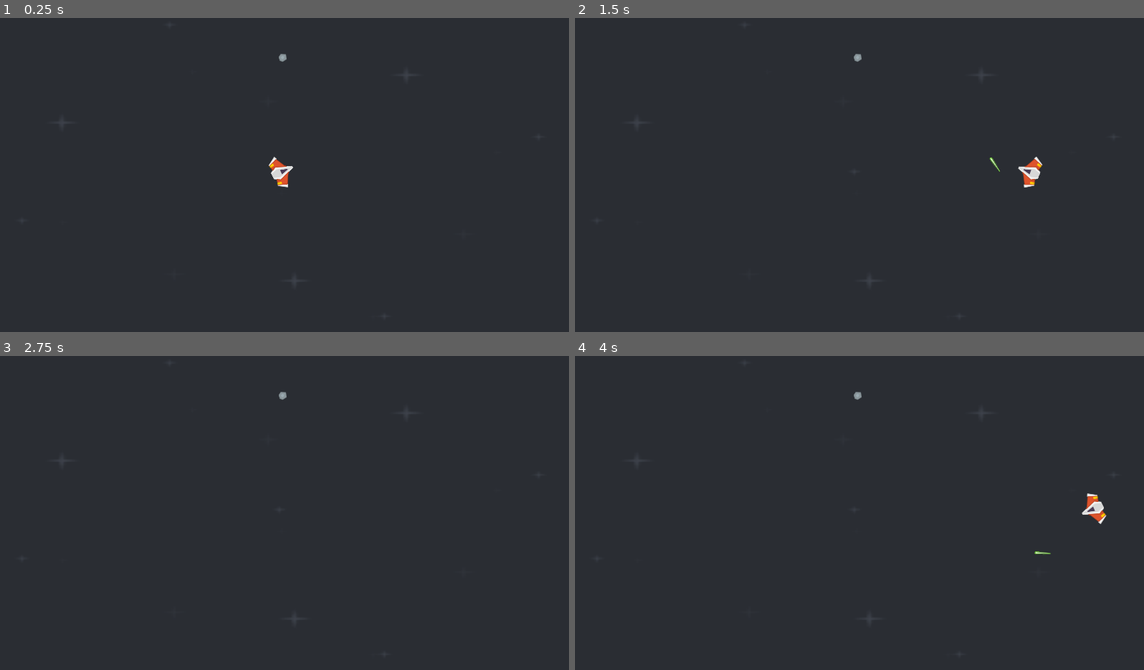
Above: before the commit, frames 1-4 (two rows, left to right).
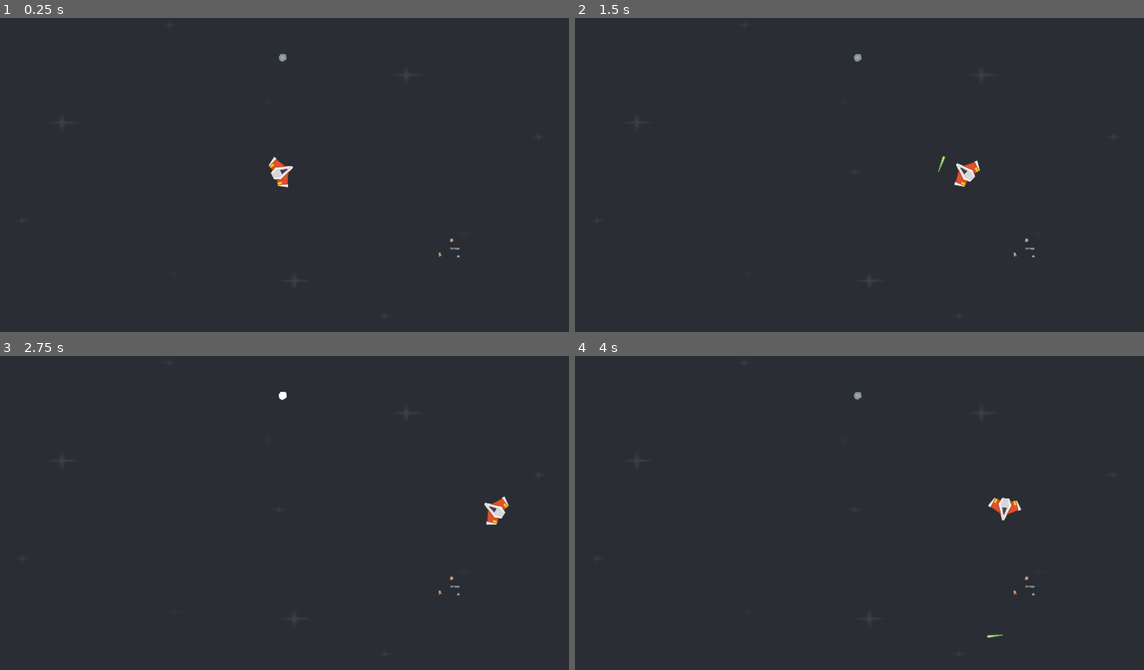
Above: after the commit, the same moments.

Repository: Ksionshek/pifpafmarine
Game: Godot game, scene res://scenes/Game/game.tscn
The game is run twice, just before and just after one commit, with the same random seed, the same clock (stepped at 60 frames per second) and the same inputs.
Inputs (mouse positions are in pixels of both pictures, inside the frame that each line leads up to):
- Up to frame 1 (0.25 s): no input
- Up to frame 2 (1.5 s): move the mouse to (984, 156) at 0.52 s; hold D (right) 0.53-1.25 s; click (984, 156) at 0.6 s; drag from (745, 187) to (1024, 171) at 1.27 s
- Up to frame 3 (2.75 s): move the mouse to (341, 437) at 2.02 s; hold D (right) from 2.03 s (still down); click (341, 437) at 2.1 s
- Up to frame 4 (4 s): release D (right) at 2.75 s; drag from (831, 572) to (859, 396) at 2.77 s; move the mouse to (1030, 556) at 3.52 s; hold A (left) from 3.53 s (still down); click (1030, 556) at 3.6 s

The runs differ from the first frame. In frame 1, less than 0.1% of the frame differs, in the area x 77-81%, y 70-77%; in frame 2, 0.5%, in the area x 63-83%, y 43-77%; in frame 3, 0.3%; in frame 4, 0.5%.

Commit message:
First try on powerups
- power up scene
- creation of resources
- PowerupHolder Component
- Checking and applying powerups for bullets when spawning them

Diff:
--- a/project.godot
+++ b/project.godot
@@ -72,3 +72,4 @@
 2d_physics/layer_1="Terrain"
 2d_physics/layer_2="Player_hurtbox"
 2d_physics/layer_3="Enemy_hurtbox"
+2d_physics/layer_4="Power_up"
--- a/scenes/Levels/Level1/level_1.tscn
+++ b/scenes/Levels/Level1/level_1.tscn
@@ -1,9 +1,10 @@
-[gd_scene load_steps=5 format=3 uid="uid://b5fr5w7bkeglh"]
+[gd_scene load_steps=6 format=3 uid="uid://b5fr5w7bkeglh"]
 
 [ext_resource type="Script" path="res://scenes/Levels/Level1/level_1.gd" id="1_3fvp6"]
 [ext_resource type="PackedScene" uid="uid://cw0tghuh4cny1" path="res://scenes/player/player.tscn" id="1_tg701"]
 [ext_resource type="Texture2D" uid="uid://dgodnlbp85pq6" path="res://kenney_space-shooter-redux/Backgrounds/blue.png" id="2_l2t3b"]
 [ext_resource type="PackedScene" uid="uid://1bcrkatr0vjg" path="res://scenes/Enemies/Meteor/meteor.tscn" id="4_iynbr"]
+[ext_resource type="PackedScene" uid="uid://b5ujrkp2ahq6y" path="res://scenes/PowerUps/power_up.tscn" id="5_qmuii"]
 
 [node name="Level1" type="Node2D"]
 position = Vector2(961, 546)
@@ -26,3 +27,7 @@
 
 [node name="Meteor" parent="." instance=ExtResource("4_iynbr")]
 position = Vector2(0, -382)
+
+[node name="PowerUp" parent="." instance=ExtResource("5_qmuii")]
+position = Vector2(570, 263)
+needs_update = false
--- /dev/null
+++ b/scenes/PowerUps/power_up.tscn
@@ -0,0 +1,29 @@
+[gd_scene load_steps=4 format=3 uid="uid://b5ujrkp2ahq6y"]
+
+[ext_resource type="Script" path="res://scripts/Resources/PowerUps/PowerUp.gd" id="1_1g5se"]
+[ext_resource type="Resource" uid="uid://d2hm6osj20ny8" path="res://scripts/Resources/PowerUps/new_resource.tres" id="2_pcis4"]
+
+[sub_resource type="RectangleShape2D" id="RectangleShape2D_d3e8v"]
+
+[node name="PowerUp" type="Area2D" node_paths=PackedStringArray("upgrade_label", "sprite")]
+collision_layer = 8
+collision_mask = 2
+script = ExtResource("1_1g5se")
+upgrade_label = NodePath("Label")
+sprite = NodePath("Sprite2D")
+bullet_power_up = ExtResource("2_pcis4")
+needs_update = true
+
+[node name="CollisionShape2D" type="CollisionShape2D" parent="."]
+position = Vector2(0, 10)
+shape = SubResource("RectangleShape2D_d3e8v")
+
+[node name="Sprite2D" type="Sprite2D" parent="."]
+
+[node name="Label" type="Label" parent="."]
+offset_left = -8.0
+offset_top = -10.0
+offset_right = 32.0
+offset_bottom = 13.0
+theme_override_font_sizes/font_size = 8
+text = "name"
--- a/scenes/player/player.gd
+++ b/scenes/player/player.gd
@@ -7,7 +7,7 @@
 @onready var hitbox_component: HitboxComponent = $HitboxComponent
 @onready var scale_component: ScaleComponent = $ScaleComponent
 @onready var flash_component: FlashComponent = $FlashComponent
-
+@onready var power_ups_holder_component: PowerUpHolderComponent = $PowerUpsHolderComponent
 
 
 func _ready() -> void:
--- a/scenes/player/player.tscn
+++ b/scenes/player/player.tscn
@@ -15,6 +15,7 @@
 [ext_resource type="PackedScene" uid="uid://cargvcy1thpmb" path="res://scenes/Components/weapon_component.tscn" id="14_d54ih"]
 [ext_resource type="PackedScene" uid="uid://6sy21txb76ax" path="res://scenes/Components/scale_component.tscn" id="15_bbqfl"]
 [ext_resource type="PackedScene" uid="uid://b8xqffut61p4y" path="res://scenes/Components/flash_component.tscn" id="15_ni3vi"]
+[ext_resource type="Script" path="res://scripts/Components/powerup_holder_component.gd" id="16_6cm55"]
 
 [node name="Player" type="Node2D" groups=["Player"]]
 script = ExtResource("1_wq5xx")
@@ -72,3 +73,6 @@
 
 [node name="WeaponComponent" parent="." instance=ExtResource("14_d54ih")]
 scene = ExtResource("12_vyyr3")
+
+[node name="PowerUpsHolderComponent" type="Node" parent="."]
+script = ExtResource("16_6cm55")
--- /dev/null
+++ b/scripts/Components/powerup_holder_component.gd
@@ -0,0 +1,5 @@
+class_name PowerUpHolderComponent
+extends Node
+
+
+var upgrades : Array[BaseBulletPowerUp] = []
--- a/scripts/Components/weapon_component.gd
+++ b/scripts/Components/weapon_component.gd
@@ -4,6 +4,7 @@
 # Export the dependencies for this component
 # The scene we want to spawn
 @export var scene: PackedScene
+@onready var power_ups_holder_component: PowerUpHolderComponent = $"../PowerUpsHolderComponent"
 
 
 # Spawn an instance of the scene at a specific global position on a parent
@@ -21,8 +22,13 @@
 	instance.global_position = global_spawn_position
 	instance.target = mousePos
 	instance.rotation = get_parent().rotation
-
-
+	###########################################
+	#PowerUps Relevant Code
+	#Loop over all of the upgrades currently on player, and apply their upgades to the spawn bullet
+	###########################################
+	for power_up in power_ups_holder_component.upgrades:
+		print("weaponComp.gd   power_up: " + str(power_up))
+		power_up.apply_upgrade(instance)
 	# Return the instance in case we want to perform any other operations
 	# on it after instancing it.
 	return instance
--- /dev/null
+++ b/scripts/Resources/PowerUps/BaseBulletPowerUp.gd
@@ -0,0 +1,13 @@
+class_name BaseBulletPowerUp
+extends Resource
+
+#This is the base PowerUp that all other bullet powerups will inherit from
+
+@export var texture: Texture2D = preload("res://kenney_space-shooter-redux/PNG/Effects/fire00.png")
+@export var upgrade_text : String = "Speed"
+
+
+#This is the function that we later call when firing our bullet.
+func apply_upgrade(bullet: Bullet):
+	#Do nothing by default
+	pass
--- /dev/null
+++ b/scripts/Resources/PowerUps/DamageBulletPowerUp.gd
@@ -0,0 +1,6 @@
+class_name DamageBulletPowerUp
+extends BaseBulletPowerUp
+
+
+func apply_upgrade(bullet: Bullet):
+	bullet.hitbox_component.damage += 5
--- /dev/null
+++ b/scripts/Resources/PowerUps/PowerUp.gd
@@ -0,0 +1,52 @@
+####################################################
+# Tools are sick. The code in this script is treated
+# nearly the same as if the game is running. The one
+# difference is we can do Engine.is_editor_hint() to
+# find out if we're currently in the editor
+# Docs: https://docs.godotengine.org/en/stable/tutorials/plugins/running_code_in_the_editor.html#how-to-use-tool
+####################################################
+@tool
+extends Area2D
+
+@export var upgrade_label : Label
+@export var sprite : Sprite2D
+@export var bullet_power_up : BaseBulletPowerUp:
+	set(val):
+		bullet_power_up = val
+		needs_update = true
+
+# Used when editing to denote that the sprite has changed and needs updating
+@export var needs_update := false
+
+
+func _ready() -> void:
+	area_entered.connect(on_area_entered)
+	sprite.texture = bullet_power_up.texture
+	upgrade_label.text = bullet_power_up.upgrade_text
+
+
+func _process(delta: float) -> void:
+
+	# This is run only when we're editing the scene
+	# It updates the texture of the sprite when we replace the upgrade strategy
+	if Engine.is_editor_hint():
+		if needs_update:
+			sprite.texture = bullet_power_up.texture
+			upgrade_label.text = bullet_power_up.upgrade_text
+			needs_update = false
+
+
+func on_area_entered(player_hurtbox: Area2D):
+	var actor = player_hurtbox.get_parent()
+	print('PowerUp.gd: Someone touched me')
+	print('PowerUp.gd: body.name: ' + str(player_hurtbox.name))
+	if actor is Player:
+		print('PowerUp.gd and its player !:D' )
+		######################################
+		# PowerUp Relevant Code:
+		# This adds the upgrade to our player,
+		# which the player uses when firing.
+		######################################
+		actor.power_ups_holder_component.upgrades.append(bullet_power_up)
+
+		queue_free()
--- /dev/null
+++ b/scripts/Resources/PowerUps/new_resource.tres
@@ -0,0 +1,9 @@
+[gd_resource type="Resource" script_class="DamageBulletPowerUp" load_steps=3 format=3 uid="uid://d2hm6osj20ny8"]
+
+[ext_resource type="Script" path="res://scripts/Resources/PowerUps/DamageBulletPowerUp.gd" id="1_5u76i"]
+[ext_resource type="Texture2D" uid="uid://dwvr5f1mf0u8p" path="res://kenney_space-shooter-redux/PNG/Damage/playerShip1_damage1.png" id="2_rwds3"]
+
+[resource]
+script = ExtResource("1_5u76i")
+texture = ExtResource("2_rwds3")
+upgrade_text = "damage"
--- a/scripts/Resources/ship_move_stats.tres
+++ b/scripts/Resources/ship_move_stats.tres
@@ -4,4 +4,4 @@
 
 [resource]
 script = ExtResource("1_yc8hr")
-speed = 800
+speed = 500
Not shown: 1 places in scenes/player/player.tscn that only renumber resources
